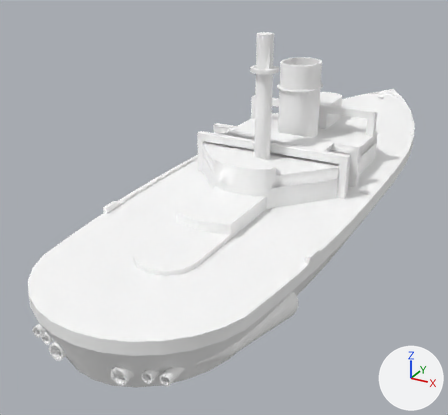
Two versions of the FBX model Assets/World objects/Ships_raw/terran - cruiser puritan.fbx, one commit apart.
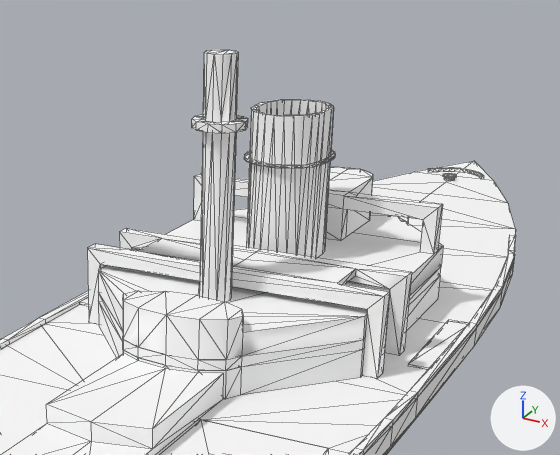
Each version is shown whole from a camera (50 mm lens) standing at (8.4, -21.5, 7.9) and looking at (-2.0, -2.6, -1.5), then close up on the part from 34% to 98% of the width and 2% to 57% of the height. The lights are fixed; the arrows at lower right show +X, +Y and +Z. The close-ups show mesh edges as thin lines. Vertices at the same position are counted once.

Script lines for the objects in view, before the commit:
```python
me_id561 = bpy.data.meshes.new('ID561')
me_id561.from_pydata(...)  # 1318 vertices, 2092 faces; spans x -3.6..3.6, y -13.1..13.5, z -1.7..5.1
me_id561.materials.append(mat_material)  # white #ffffff
me_id567_002 = bpy.data.meshes.new('ID567.002')
me_id567_002.from_pydata([(1.04, -1.66, 0.0), (-1.04, 1.66, 0.0), (-1.04, -1.66, 0.0), (1.04, 1.66, 0.0)], [], [(0, 1, 2), (1, 0, 3)])
me_id567_002.materials.append(mat_material)  # white #ffffff
me_id617 = bpy.data.meshes.new('ID617')
me_id617.from_pydata(...)  # 133 vertices, 236 faces; spans x -2.52..2.52, y -5.4..2.88, z 0.5..2.92
me_id617.materials.append(mat_material)  # white #ffffff
ob_puritan_elevator_rt = bpy.data.objects.new('Puritan Elevator RT', me_id567_002)
ob_puritan_elevator_rt.location = (1.98, -7.68, 0.0)
ob_puritan_hull = bpy.data.objects.new('Puritan Hull', me_id561)
ob_puritan_hull.location = (0.0, 0.0, 0.0)
ob_puritan_teamcolor = bpy.data.objects.new('Puritan TeamColor', me_id617)
ob_puritan_teamcolor.location = (0.0, 0.0, 0.0)
# also in view: 'Puritan Elevator LT' at (-2.0, -7.7, 0.0)
```
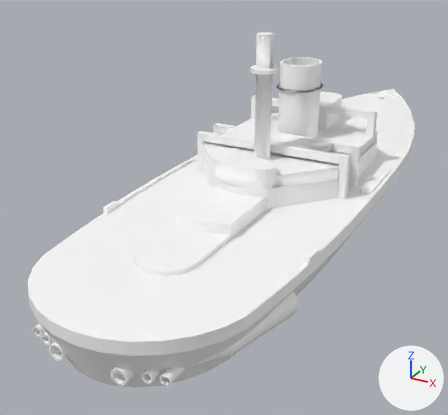
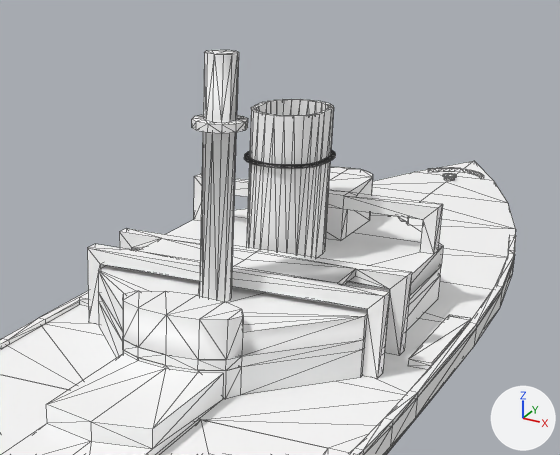
The edits, one by one:
me_id561 is used by ob_puritan_hull; location (0.0, 0.0, 0.0).
me_id561 had 1318 vertices, 2092 faces and spanned x -3.6..3.6, y -13.1..13.5, z -1.7..5.1.
me_id561 now has 1456 vertices, 2312 faces and spans x -3.6..3.6, y -13.1..13.5, z -1.7..5.1.
me_id561 part 1: a new loose piece of 130 vertices spanning x -0.8..0.8, y -1.5..0.4, z 2.9, in mat_material (white #ffffff).
me_id561 part 2: 28 vertices moved within x -2.0..2.0, y -12.8..0.2, z -1.2..3.8; 38 vertices removed from x -3.5..3.5, y -12.5..0.1, z -1.1..0.0; 46 vertices added at x -3.5..3.5, y -12.5..0.1, z -1.1..0.1.
me_id561 part 3: 1 vertex removed from x 0.0, y -3.8, z 5.1; 1 vertex added at x 0.0, y -3.5, z 5.1.

Location of each change, (x1, y1, x2, y2) in pixels of the close-ups (560 x 455 px; the box of a moved part takes in the faces that stretch with it):
part 1 of me_id561, added: after (245, 151, 336, 168)
part 2 of me_id561, moved or reshaped: before (45, 99, 429, 370); after (39, 99, 495, 392)
part 3 of me_id561, moved or reshaped: before (208, 50, 228, 55); after (212, 50, 236, 54)
